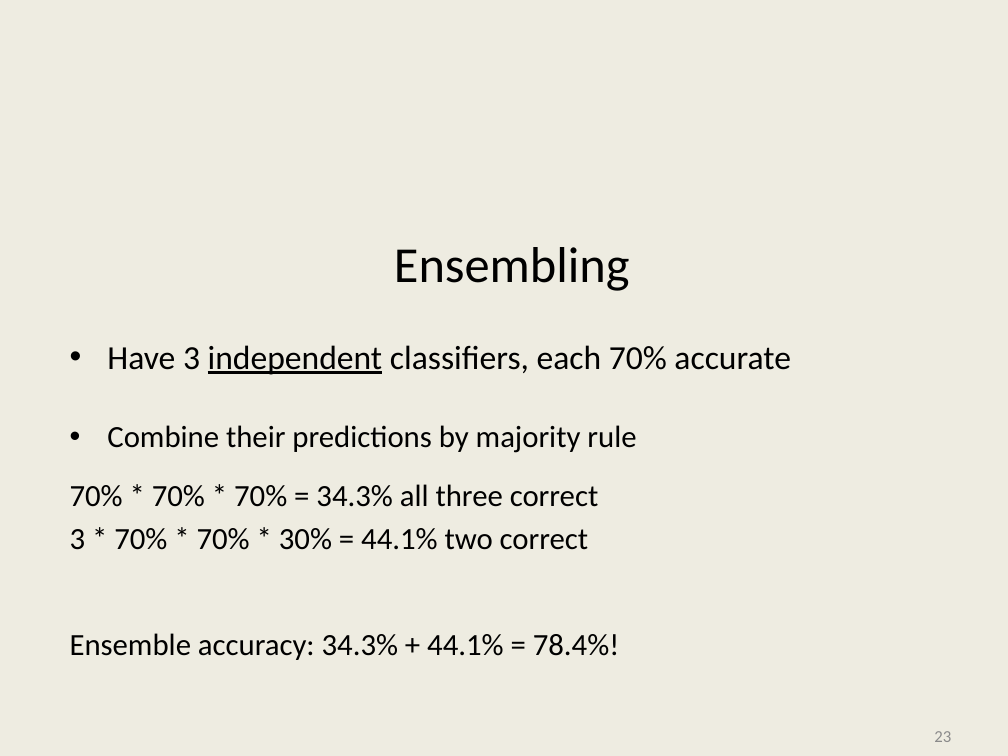
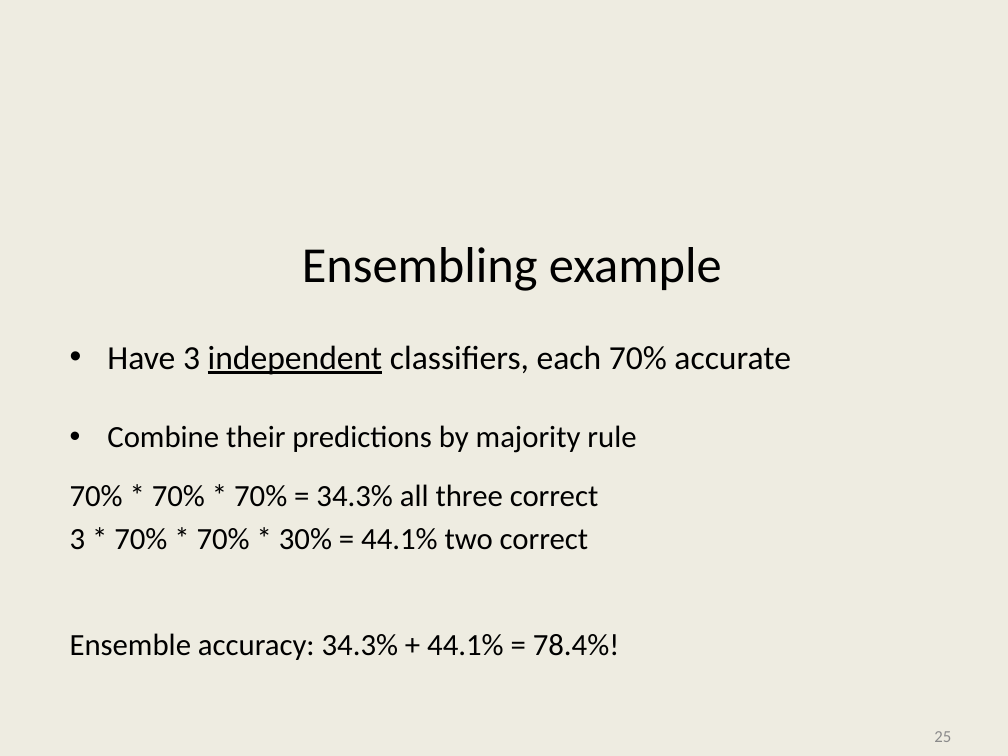
Before and after one commit to kriventsov/kaggle-2020-Cornell-Birdcall-Identification-presentation, a slide deck: slide 25 of Cornell Birdcall.pptx (slide 23 before the commit). Drawn at 1008x756 pixels with LibreOffice and Linux fonts; fonts in the diff are those of the drawing; background and template pictures are left out. Boxes give left, top, right and bottom in pixels: in the first picture for what was removed or moved away, otherwise in the second. Text is boxed around its words. In the diff, an @@ line names an element or a change of style, - is before the commit and + after.

```diff
--- a/Cornell Birdcall.pptx
+++ b/Cornell Birdcall.pptx
@@ text at [302,247,722,291]: text changed @@
-Ensembling
+Ensembling example
@@ page number at [934,731,951,742]: text changed @@
-23
+25
```
Also in this commit, not shown: 13 other slides changed, 4 slides added, 1 slide removed.
